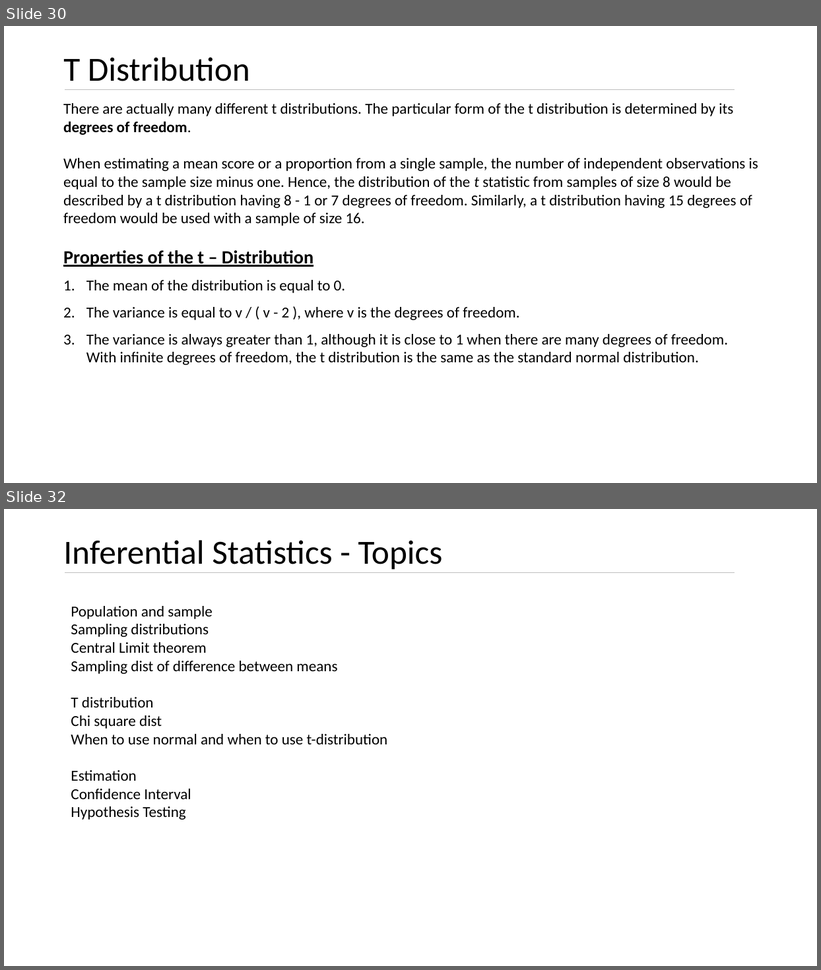
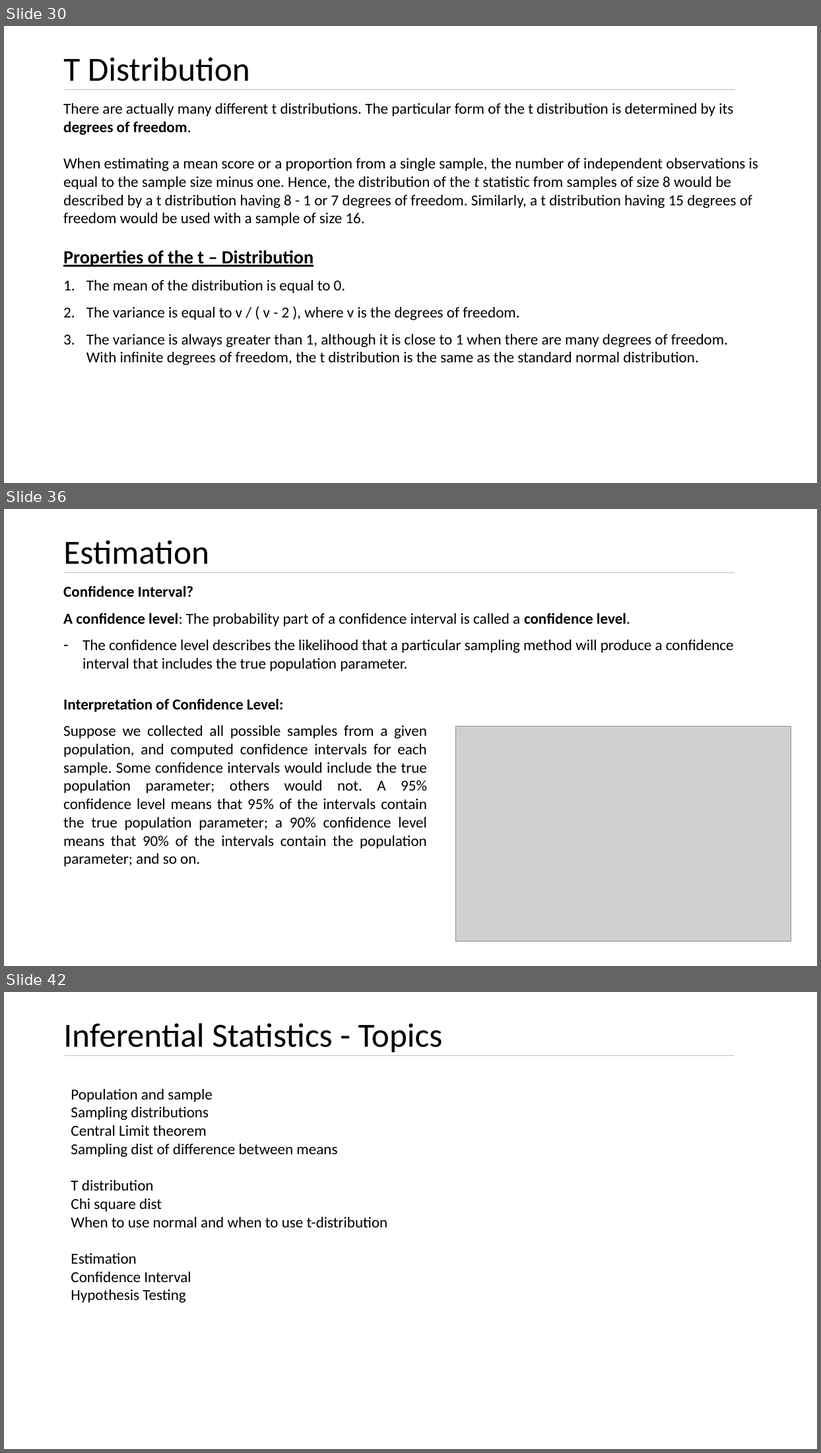
Before and after one commit to kushkul/Intro-to-Analytics, a slide deck: Statistics/Lesson 7 Inferential Statistics.pptx. Shown one above the other, each under a label of ours: slides 30 and 32 before the commit, slides 30, 36 and 42 after it; the slides between them are not shown. The pictures are 821x970 and 821x1453 pixels, drawn with LibreOffice and Linux fonts; fonts in the diff are those of the drawing; grey boxes stand for pictures. Boxes give left, top, right and bottom in pixels: in the first picture for what was removed or moved away, otherwise in the second. Text is boxed around its words. In the diff, an @@ line names an element or a change of style, - is before the commit and + after.

Commit message:
Add Chi square and Estimation

```diff
--- a/Statistics/Lesson 7 Inferential Statistics.pptx
+++ b/Statistics/Lesson 7 Inferential Statistics.pptx
@@ slide 36 added at (x1=4, y1=509, x2=817, y2=966), background #FFFFFF @@
@@ title added at (x1=63, y1=540, x2=209, y2=564), 40 pt, text #000000 @@
+Estimation
@@ text added at (x1=63, y1=586, x2=734, y2=671), 18 pt, text #000000 @@
+Confidence Interval?
+A confidence level: The probability part of a confidence interval is called a confidence level.
+– The confidence level describes the likelihood that a particular sampling method will produce a confidence interval that includes the true population parameter.
@@ line added from (65, 573) to (735, 573), #BFBFBF 0.5 pt @@
@@ text added at (x1=63, y1=698, x2=427, y2=867), 18 pt, text #000000 @@
+Interpretation of Confidence Level:
+Suppose we collected all possible samples from a given population, and computed confidence intervals for each sample. Some confidence intervals would include the true population parameter; others would not. A 95% confidence level means that 95% of the intervals contain the true population parameter; a 90% confidence level means that 90% of the intervals contain the population parameter; and so on.
@@ picture added at (x1=456, y1=727, x2=791, y2=942) @@
@@ what was slide 32 is now slide 42 @@
```
Also in this commit, not shown: 2 slides changed, 9 other slides added.
